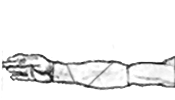
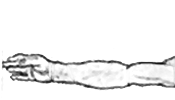
Two versions of the same layered image (175×100). Layer-by-layer changes:
renamed "Calque 3" to "Calque 4", painted on it over bbox(32, 44, 175, 86)
